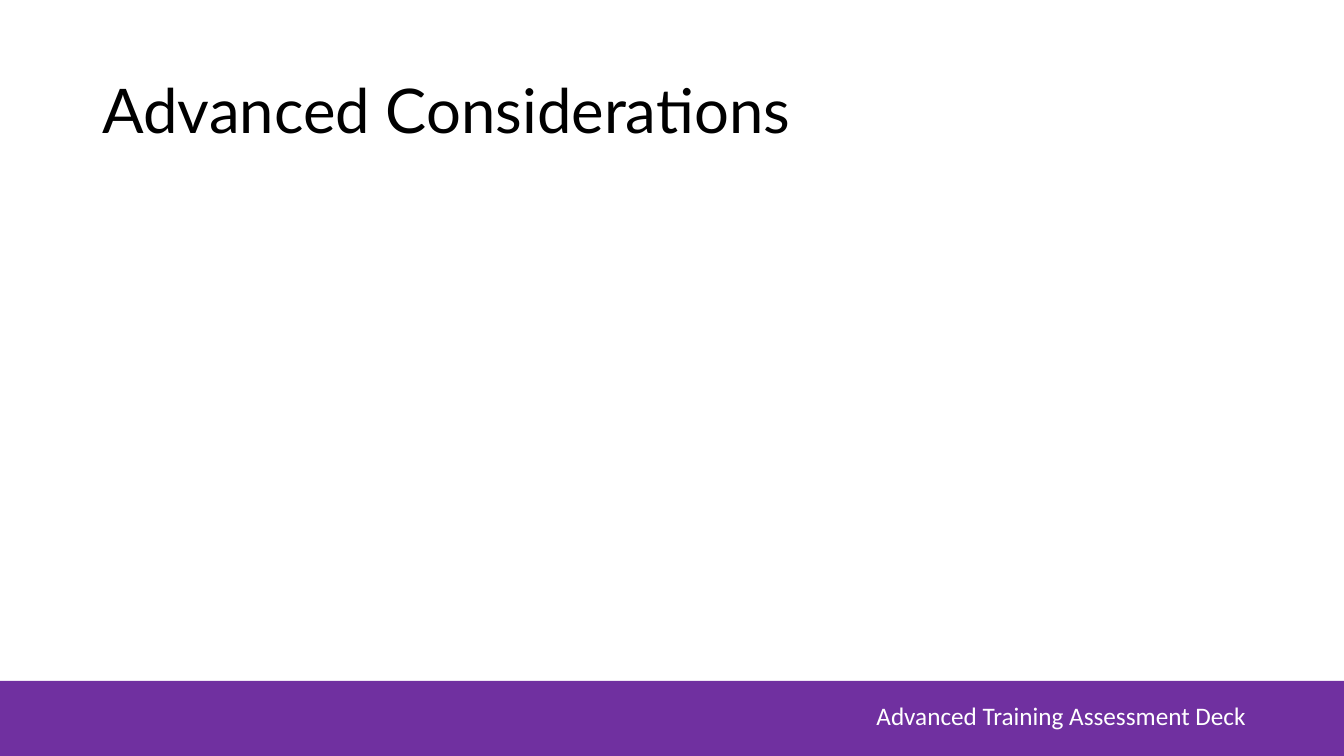
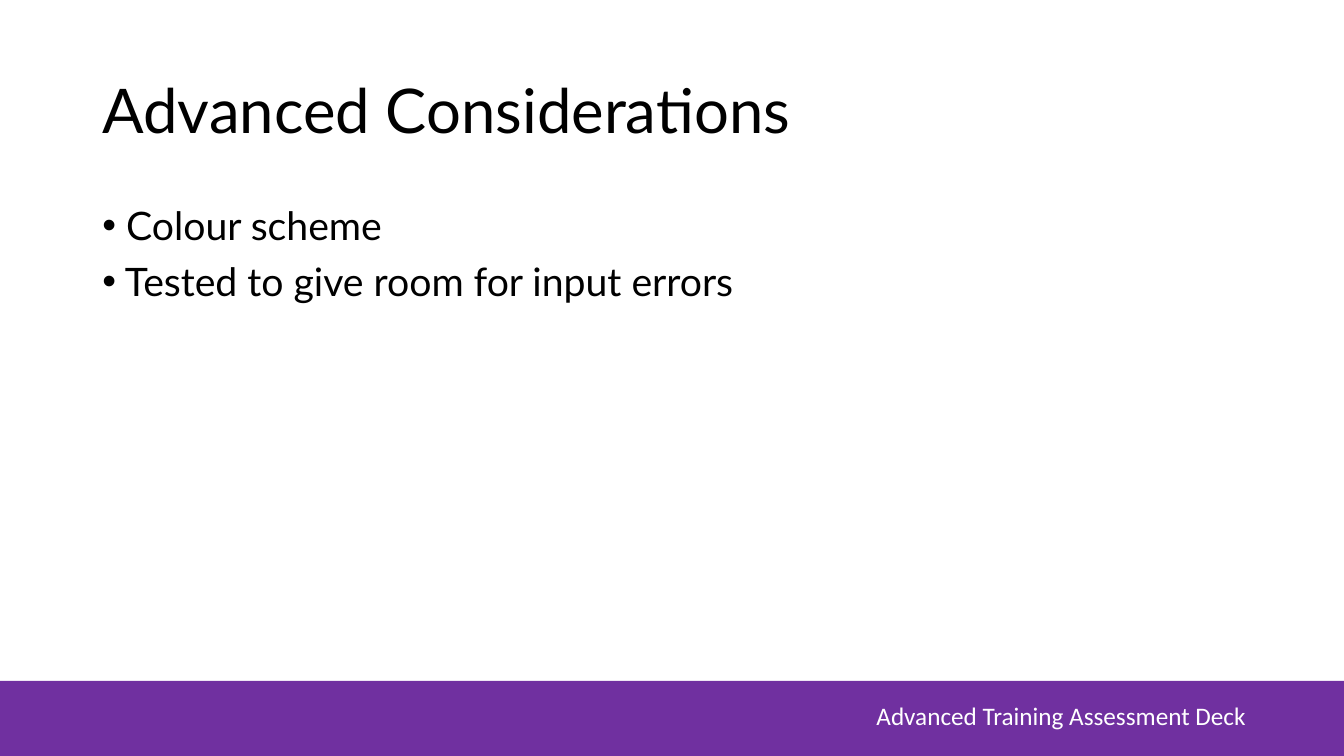
Before and after one commit to DaphneSee/ContosoBankLtd, a slide deck: slide 9 of MSA Assessment Deck.pptx (slide 8 before the commit). Drawn at 1344x756 pixels with LibreOffice and Linux fonts; fonts in the diff are those of the drawing; background and template pictures are left out. Boxes give left, top, right and bottom in pixels: in the first picture for what was removed or moved away, otherwise in the second. Text is boxed around its words. In the diff, an @@ line names an element or a change of style, - is before the commit and + after.

```diff
--- a/MSA Assessment Deck.pptx
+++ b/MSA Assessment Deck.pptx
@@ text added at (125,211,734,303), 28 pt, text #000000 @@
+• Colour scheme
+• Tested to give room for input errors
```
Also in this commit, not shown: 5 other slides changed, 3 slides added, 2 slides removed, 4 other files.
